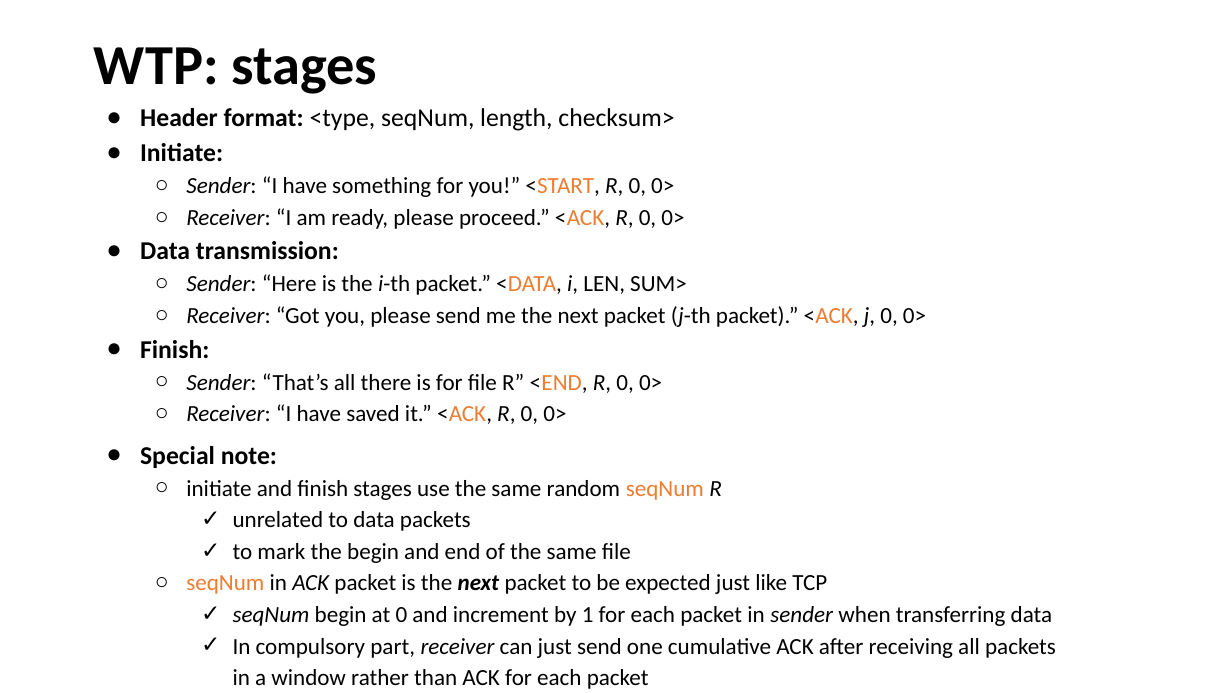
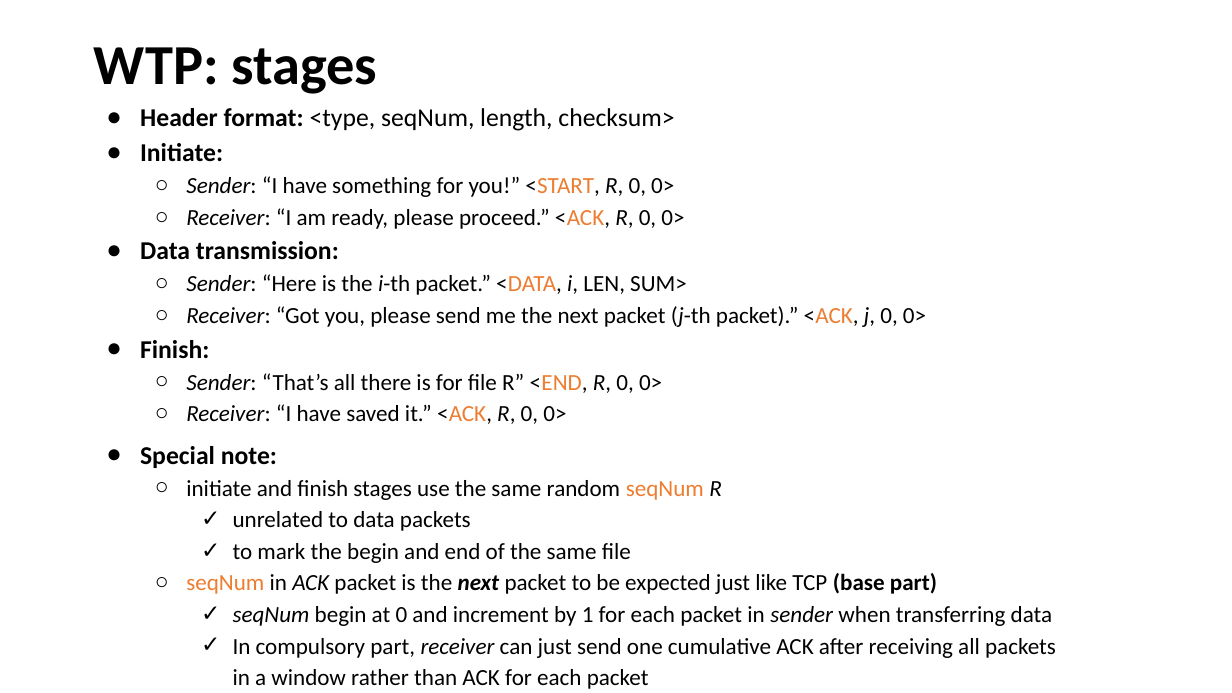
Before and after one commit to henryhxu/CSCI4430-ESTR4120, a slide deck: slide 4 of tutorial/T10/tut10.pptx. Drawn at 1232x693 pixels with LibreOffice and Linux fonts; fonts in the diff are those of the drawing. Boxes give left, top, right and bottom in pixels: in the first picture for what was removed or moved away, otherwise in the second. Text is boxed around its words. In the diff, an @@ line names an element or a change of style, - is before the commit and + after.

Commit message:
update tut10

```diff
--- a/tutorial/T10/tut10.pptx
+++ b/tutorial/T10/tut10.pptx
@@ text at (186, 573, 937, 594): text changed @@
-  ○ seqNum in ACK packet is the next packet to be expected just like TCP
+  ○ seqNum in ACK packet is the next packet to be expected just like TCP (base part)
```
Also in this commit, not shown: 1 other slide changed.
